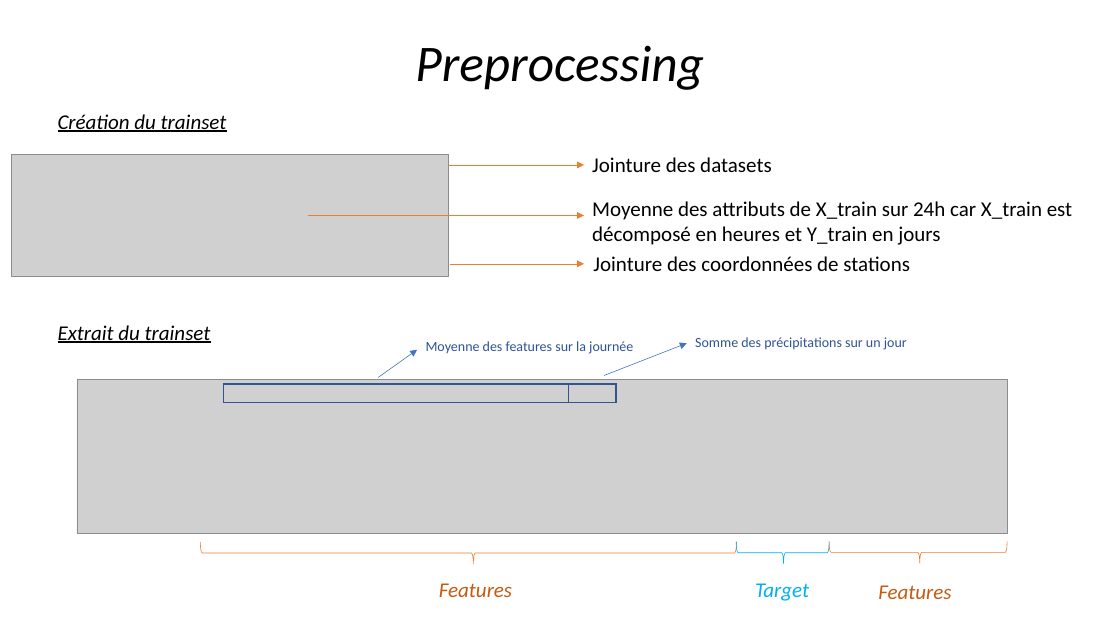
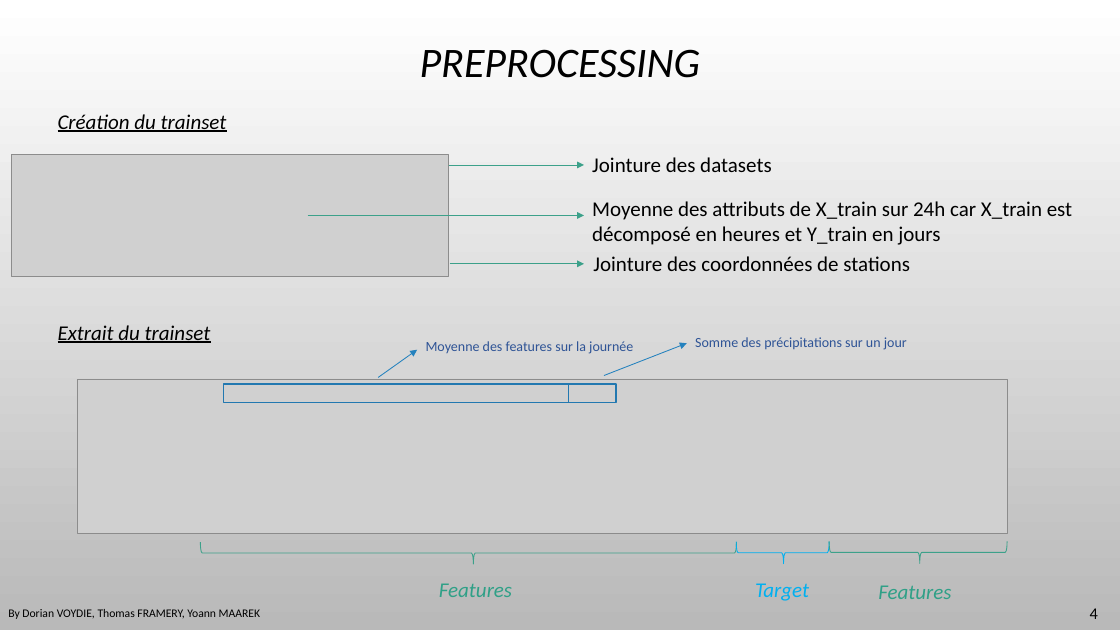
Before and after one commit to DavidBert/DEFI_IA, a slide deck: slide 4 of Presentation.pptx. Drawn at 1120x630 pixels with LibreOffice and Linux fonts; fonts in the diff are those of the drawing; grey boxes stand for pictures; background and template pictures are left out. Boxes give left, top, right and bottom in pixels: in the first picture for what was removed or moved away, otherwise in the second. Text is boxed around its words. In the diff, an @@ line names an element or a change of style, - is before the commit and + after.

```diff
--- a/Presentation.pptx
+++ b/Presentation.pptx
@@ background #FFFFFF to picture (left out) @@
@@ title at <box>420,49,701,78</box>: text changed; size 44 to 36 pt @@
-Preprocessing
+PREPROCESSING
@@ arrow (449, 165) - (584, 165): stroke #ED7D31 0.5 pt to #3CA28B 0.75 pt @@
@@ arrow (308, 216) - (584, 216): stroke #ED7D31 0.5 pt to #3CA28B 0.75 pt @@
@@ arrow (450, 264) - (584, 264): stroke #ED7D31 0.5 pt to #3CA28B 0.75 pt @@
@@ arrow (378, 377) - (418, 350): stroke #4472C4 0.5 pt to #2683BF 0.75 pt @@
@@ arrow (604, 376) - (687, 344): stroke #4472C4 0.5 pt to #2683BF 0.75 pt @@
@@ rectangle at <box>223,384,569,402</box>: outline #325491 1 pt to #2379B0 1.25 pt @@
@@ rectangle at <box>569,384,617,402</box>: outline #325491 1 pt to #2379B0 1.25 pt @@
@@ left brace at <box>201,542,737,564</box>: outline #ED7D31 0.5 pt to #3CA28B 0.75 pt @@
@@ left brace at <box>736,542,830,564</box>: outline #00B0F0 0.5 pt to #00B0F0 0.75 pt @@
@@ left brace at <box>829,542,1007,564</box>: outline #ED7D31 0.5 pt to #3CA28B 0.75 pt @@
@@ text "Features" at <box>439,583,512,597</box>: text colour #C55A11 to #2FA087 @@
@@ text "Features" at <box>878,585,951,599</box>: text colour #C55A11 to #2FA087 @@
@@ text added at <box>8,609,260,619</box>, 10 pt, text #000000 @@
+By Dorian VOYDIE, Thomas FRAMERY, Yoann MAAREK
@@ page number added at <box>1090,608,1098,619</box>, 14 pt, text #000000 @@
+4
```
Also in this commit, not shown: 11 other slides changed, 4 slides added, 2 slides removed, 2 other files.
